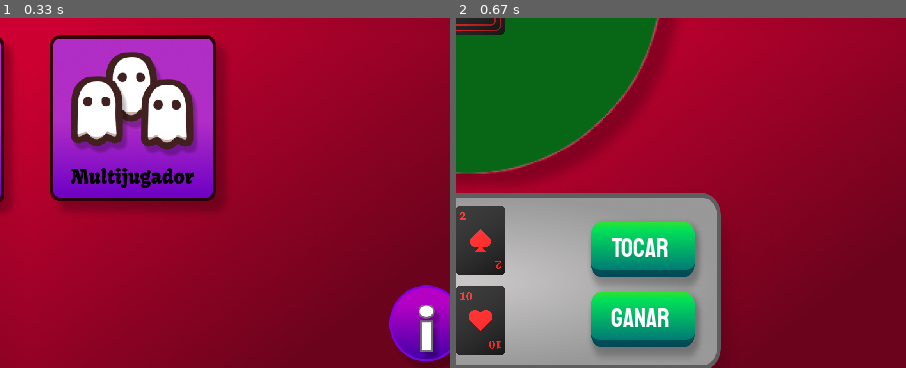
Above: before the commit, frames 1-2 (left to right).
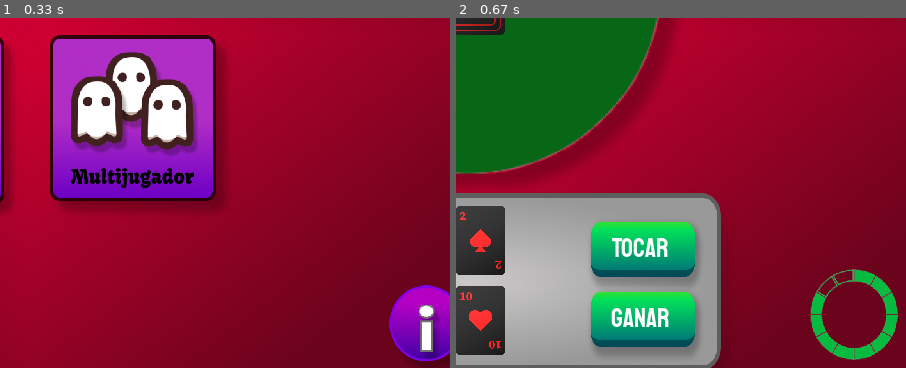
Above: after the commit, the same moments.

Repository: CarlosSanz1505/Apuntado
Game: pygame game, started from PYGAME/apuntado.py
Two runs of this game, one before a commit and one after it. Both use one fixed random seed, a clock stepped at 60 frames per second and the inputs below.
Inputs (mouse positions are % of the whole screen's width and height, from its top left):
- Up to frame 1 (0.33 s): no input
- Up to frame 2 (0.67 s): click (46, 54) at 0.38 s
The pictures show only the part of the screen within x 47-97%, y 48-98%; the shares and areas given below are measured in that part.

Frame 1 is identical in both runs. In frame 2, 1.6% of the frame differs, in the area x 78-99%, y 71-98%.

Commit message:
Avance Bot

Diff:
--- a/PYGAME/apuntado.py
+++ b/PYGAME/apuntado.py
@@ -32,14 +32,23 @@
 
 # Valores del Formulario en "Crear Cuenta"
 # [TEXTO_DEFAULT, TEXTO_INGRESADO, IS_SELECTED, IS_DEFAULT]
+# form = [
+#     ["Nombre", "Nombre", False, (133, 133, 133)],
+#     ["Apellido", "Apellido", False, (133, 133, 133)],
+#     ["Fecha de Nacimiento", "Fecha de Nacimiento", False, (133, 133, 133)],
+#     ["Teléfono Celular", "Teléfono Celular", False, (133, 133, 133)],
+#     ["Contraseña", "Contraseña", False, (133, 133, 133)],
+#     ["Confirmar Contraseña", "Confirmar Contraseña", False, (133, 133, 133)],
+#     ["Apodo", "Apodo", False, (133, 133, 133)]
+# ]
 form = [
-    ["Nombre", "Nombre", False, (133, 133, 133)],
-    ["Apellido", "Apellido", False, (133, 133, 133)],
-    ["Fecha de Nacimiento", "Fecha de Nacimiento", False, (133, 133, 133)],
-    ["Teléfono Celular", "Teléfono Celular", False, (133, 133, 133)],
-    ["Contraseña", "Contraseña", False, (133, 133, 133)],
-    ["Confirmar Contraseña", "Confirmar Contraseña", False, (133, 133, 133)],
-    ["Apodo", "Apodo", False, (133, 133, 133)]
+    ["Nombre", "Carlos", False, (133, 133, 133)],
+    ["Apellido", "Sanchez", False, (133, 133, 133)],
+    ["Fecha de Nacimiento", "22/02/22", False, (133, 133, 133)],
+    ["Teléfono Celular", "1324567890", False, (133, 133, 133)],
+    ["Contraseña", "*contra1", False, (133, 133, 133)],
+    ["Confirmar Contraseña", "*contra1", False, (133, 133, 133)],
+    ["Apodo", "C4RL05", False, (133, 133, 133)]
 ]
 error = False
 
--- a/PYGAME/jugadores.txt
+++ b/PYGAME/jugadores.txt
@@ -1 +1 @@
-Carlos Sanchez xx/yy/zz 1234567890 abc abc C4RL05
+Carlos Sanchez 22/02/22 1324567890 *contra1 *contra1 C4RL05
--- a/PYGAME/screens.py
+++ b/PYGAME/screens.py
@@ -265,6 +265,11 @@
     table = pygame.transform.scale(table, (500, 440))
     display.blit(table, (width//2 - 250, 100))
 
+    # Temporizador
+    timer = pygame.image.load("PYGAME/images/timer.png").convert_alpha()
+    timer = pygame.transform.scale(timer, (140, 100))
+    display.blit(timer, (width - 150, height - 120))
+
     # Mano del Jugador
     hand = pygame.image.load("PYGAME/images/hand.png").convert_alpha()
     hand = pygame.transform.scale(hand, (550, 200))
Binary file added: PYGAME/images/timer.png
